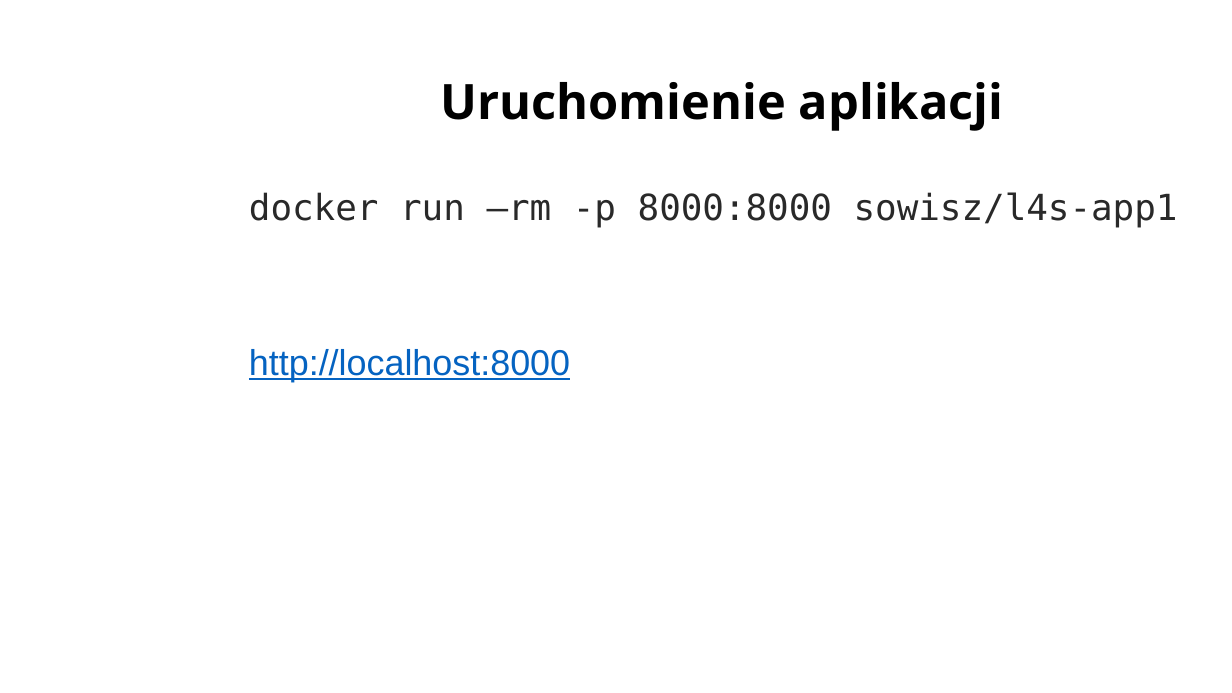
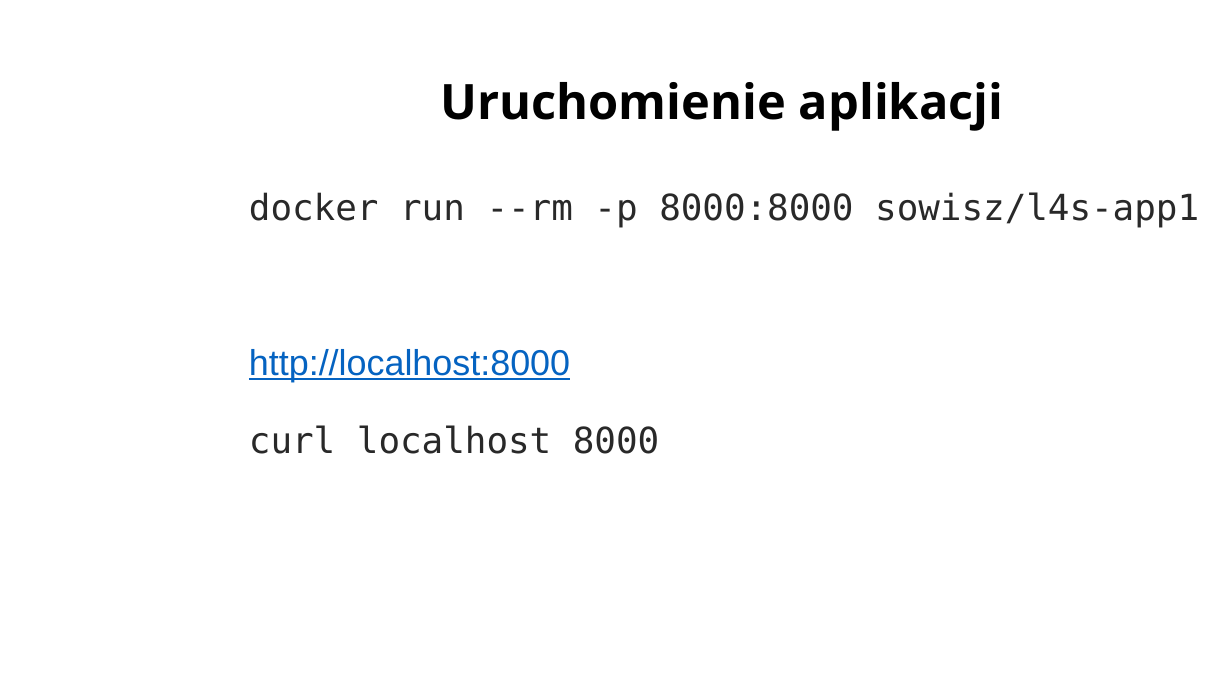
Before and after one commit to sowa-gregory/log4shell, a slide deck: slide 12 of log4shell_admindays.pptx. Drawn at 1232x693 pixels with LibreOffice and Linux fonts; fonts in the diff are those of the drawing; background and template pictures are left out. Boxes give left, top, right and bottom in pixels: in the first picture for what was removed or moved away, otherwise in the second. Text is boxed around its words. In the diff, an @@ line names an element or a change of style, - is before the commit and + after.

```diff
--- a/log4shell_admindays.pptx
+++ b/log4shell_admindays.pptx
@@ text at bbox=[249, 192, 1199, 228]: text changed @@
-docker run –rm -p 8000:8000 sowisz/l4s-app1
+docker run --rm -p 8000:8000 sowisz/l4s-app1
@@ text at bbox=[249, 425, 659, 454]: paragraph added @@
+curl localhost 8000
```
Also in this commit, not shown: 7 other slides changed, 2 slides added, 3 slides removed, 3 other files.
